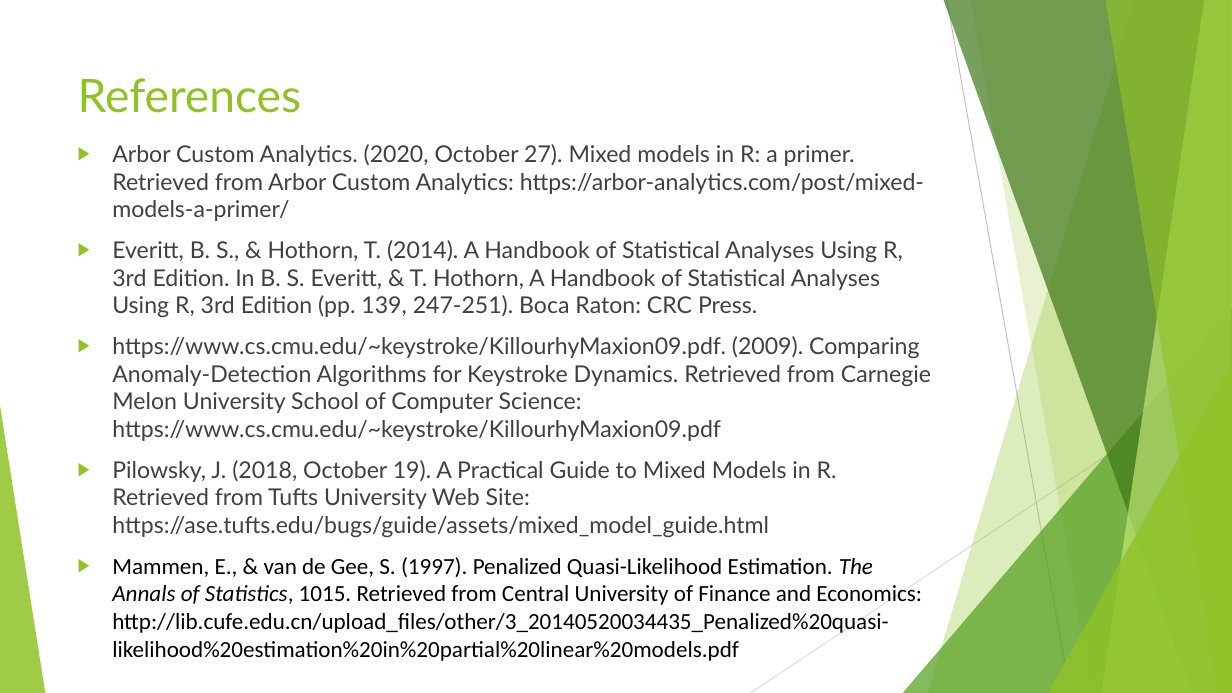
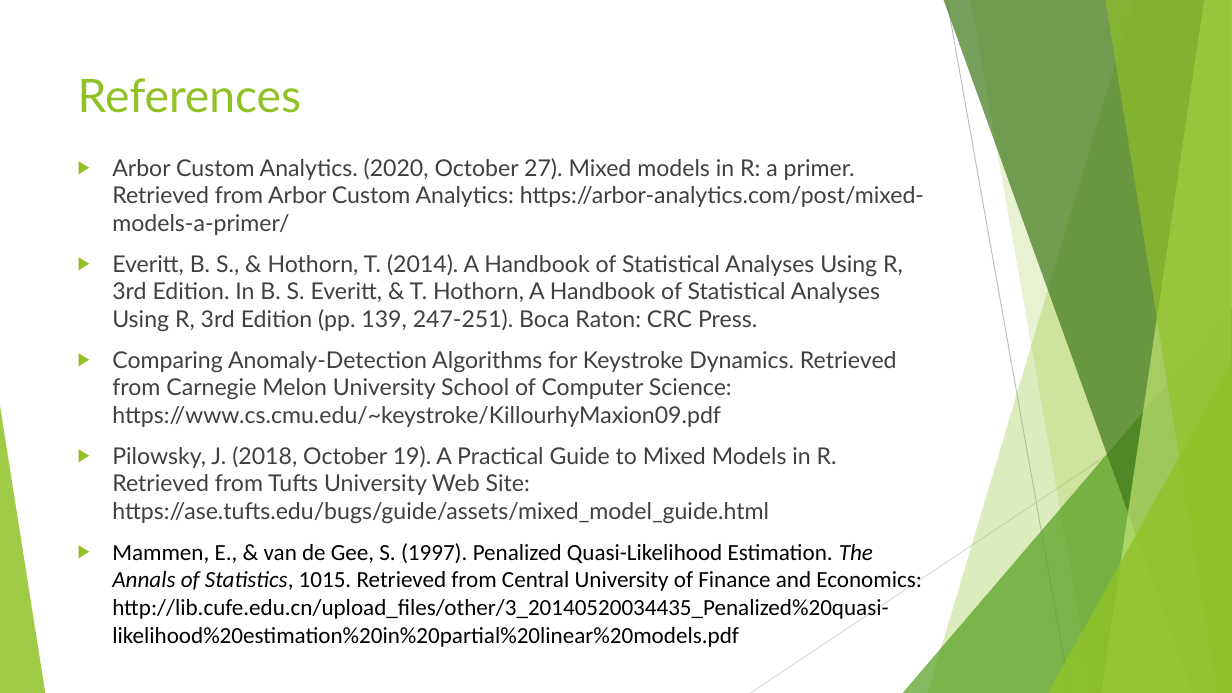
Before and after one commit to ggunaward/Analytics-Portfolio, a slide deck: slide 19 of R/STAT 601 - Applied Statistics I/Project 4 - Mixed Effects Model Analysis Typing Dynamics/Project 4 Powerpoint - Gavin Gunawardena.pptx. Drawn at 1232x693 pixels with LibreOffice and Linux fonts; fonts in the diff are those of the drawing. Boxes give left, top, right and bottom in pixels: in the first picture for what was removed or moved away, otherwise in the second. Text is boxed around its words. In the diff, an @@ line names an element or a change of style, - is before the commit and + after.

Commit message:
Updated STAT 601 Mixed Effects Models project to correct issue of misnaming of source material.

```diff
--- a/R/STAT 601 - Applied Statistics I/Project 4 - Mixed Effects Model Analysis Typing Dynamics/Project 4 Powerpoint - Gavin Gunawardena.pptx
+++ b/R/STAT 601 - Applied Statistics I/Project 4 - Mixed Effects Model Analysis Typing Dynamics/Project 4 Powerpoint - Gavin Gunawardena.pptx
@@ text "Arbor Custom Analytics. (2020, October ...": place and size @@
-text "Arbor Custom Analytics. (2020, October ..." at box(112, 144, 931, 661)
+text "Arbor Custom Analytics. (2020, October ..." at box(112, 158, 924, 647)
@@ text at box(112, 351, 897, 427): text changed @@
-▶ https://www.cs.cmu.edu/~keystroke/KillourhyMaxion09.pdf. (2009). Comparing Anomaly-Detection Algorithms for Keystroke Dynamics. Retrieved from Carnegie Melon University School of Computer Science: https://www.cs.cmu.edu/~keystroke/KillourhyMaxion09.pdf
+▶ Comparing Anomaly-Detection Algorithms for Keystroke Dynamics. Retrieved from Carnegie Melon University School of Computer Science: https://www.cs.cmu.edu/~keystroke/KillourhyMaxion09.pdf
```
Also in this commit, not shown: 1 other slide changed, 2 other files.
